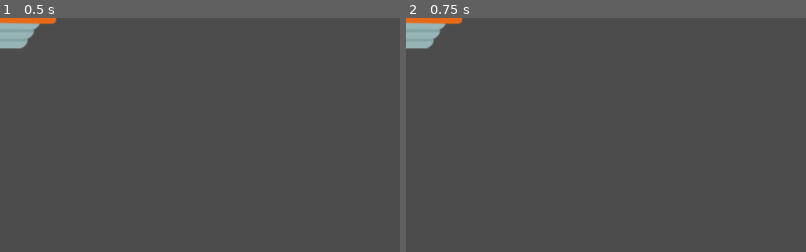
Above: before the commit, frames 1-2 (left to right).
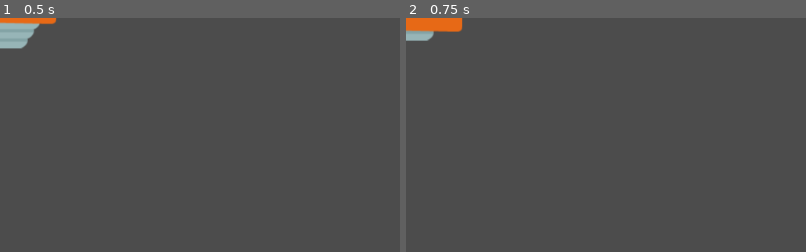
Above: after the commit, the same moments.

Repository: alexandrepeluchi/godot-udemy
Game: Godot game, scene res://Items/JumpPad.tscn
Same seed, same stepped clock (60 frames per second), same inputs: the game is played once before the commit and once after it. This scene is started directly instead of the project's main scene.
Inputs:
- Up to frame 1 (0.5 s): no input
- Up to frame 2 (0.75 s): tap Enter at 0.5 s; hold D (right) from 0.53 s (still down)
The pictures show only the part of the screen within x 0-50%, y 0-50%; the shares and areas given below are measured in that part.

Frame 1 is identical in both runs. In frame 2, 0.8% of the frame differs, in the area x 0-15%, y 0-14%.

Commit message:
Animação de boost

Diff:
--- a/Hoppy Days/Items/JumpPad.tscn
+++ b/Hoppy Days/Items/JumpPad.tscn
@@ -1,8 +1,9 @@
-[gd_scene load_steps=6 format=2]
+[gd_scene load_steps=8 format=2]
 
 [ext_resource path="res://GFX/Items/spring.png" type="Texture" id=1]
 [ext_resource path="res://GFX/Items/spring_in.png" type="Texture" id=2]
 [ext_resource path="res://Items/JumpPad.gd" type="Script" id=3]
+[ext_resource path="res://GFX/Items/spring_out.png" type="Texture" id=4]
 
 [sub_resource type="SpriteFrames" id=1]
 animations = [ {
@@ -10,18 +11,44 @@
 "loop": true,
 "name": "default",
 "speed": 1.5
+}, {
+"frames": [ ExtResource( 2 ), ExtResource( 4 ) ],
+"loop": false,
+"name": "boost",
+"speed": 2.5
 } ]
 
 [sub_resource type="RectangleShape2D" id=2]
 extents = Vector2( 71.6694, 37.6134 )
+
+[sub_resource type="Animation" id=3]
+resource_name = "boost"
+length = 2.0
+tracks/0/type = "value"
+tracks/0/path = NodePath("AnimatedSprite:animation")
+tracks/0/interp = 1
+tracks/0/loop_wrap = true
+tracks/0/imported = false
+tracks/0/enabled = true
+tracks/0/keys = {
+"times": PoolRealArray( 0, 1.5, 2 ),
+"transitions": PoolRealArray( 1, 1, 1 ),
+"update": 1,
+"values": [ "boost", "boost", "default" ]
+}
 
 [node name="JumpPad" type="Area2D"]
 script = ExtResource( 3 )
 
 [node name="AnimatedSprite" type="AnimatedSprite" parent="."]
 frames = SubResource( 1 )
+playing = true
 
 [node name="CollisionShape2D" type="CollisionShape2D" parent="."]
 visible = false
 position = Vector2( 1.19055, 0 )
 shape = SubResource( 2 )
+
+[node name="AnimationPlayer" type="AnimationPlayer" parent="."]
+anims/boost = SubResource( 3 )
+[connection signal="body_entered" from="." to="." method="_on_JumpPad_body_entered"]
